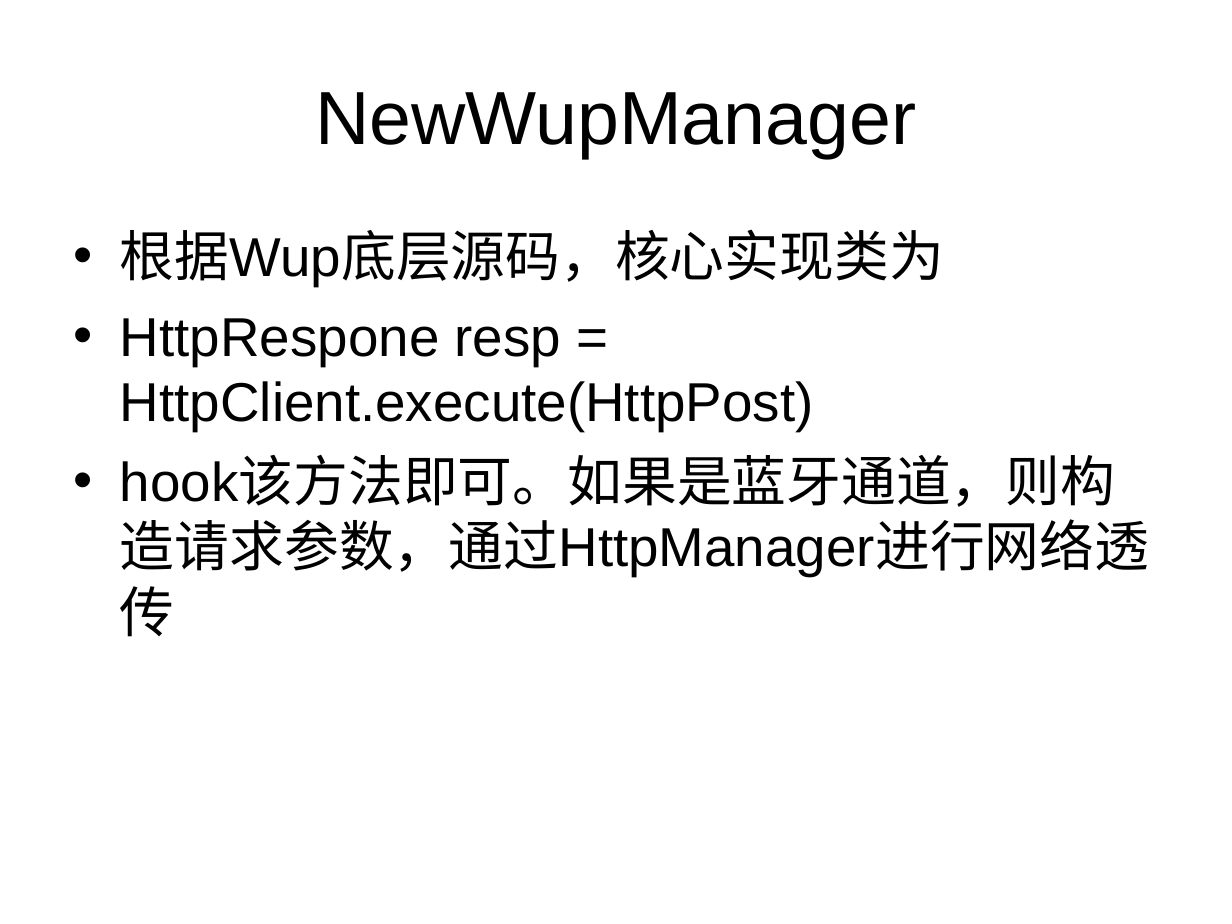
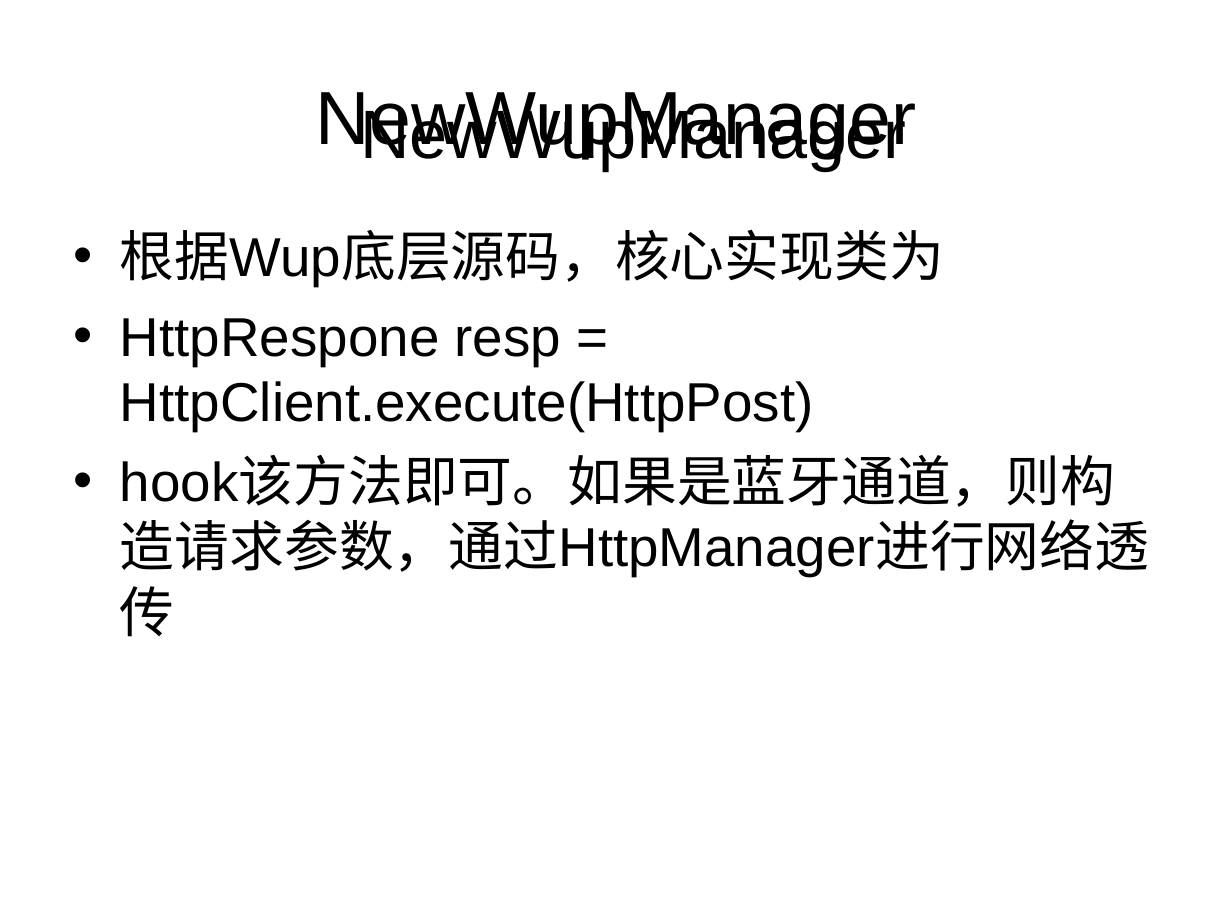
Before and after one commit to bradenwu/HttpFramework, a slide deck: slide 6 of doc/独立通信HttpFramework.ppt. Drawn at 1232x924 pixels with LibreOffice and Linux fonts; fonts in the diff are those of the drawing. Boxes give left, top, right and bottom in pixels: in the first picture for what was removed or moved away, otherwise in the second. Text is boxed around its words. In the diff, an @@ line names an element or a change of style, - is before the commit and + after.

```diff
--- a/doc/独立通信HttpFramework.ppt
+++ b/doc/独立通信HttpFramework.ppt
@@ text added at <box>360,104,906,171</box>, 40 pt, text #000000 @@
+NewWupManager
```
Also in this commit, not shown: 5 other slides changed, 1 slide removed, 4 other files.
